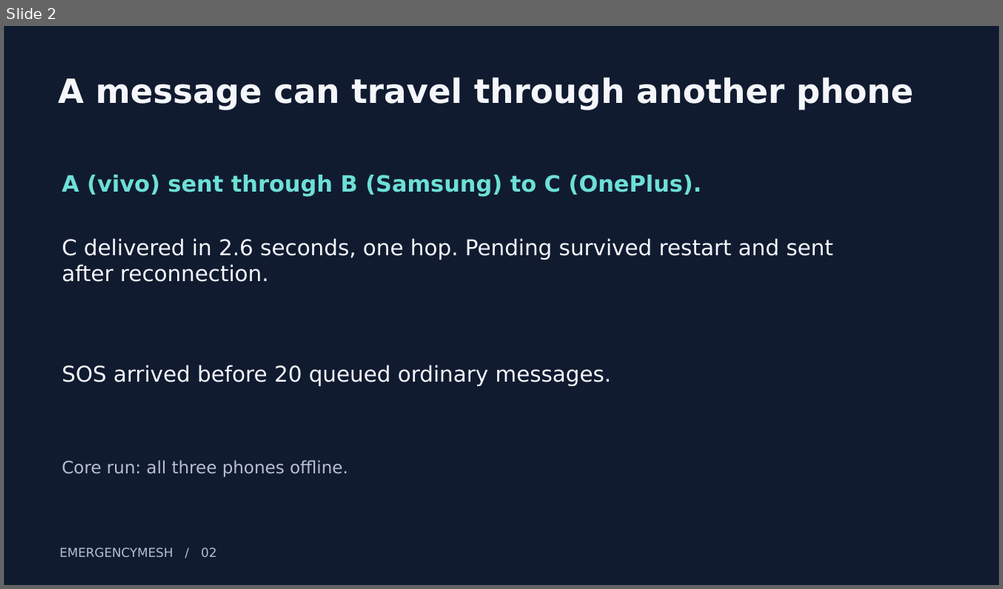
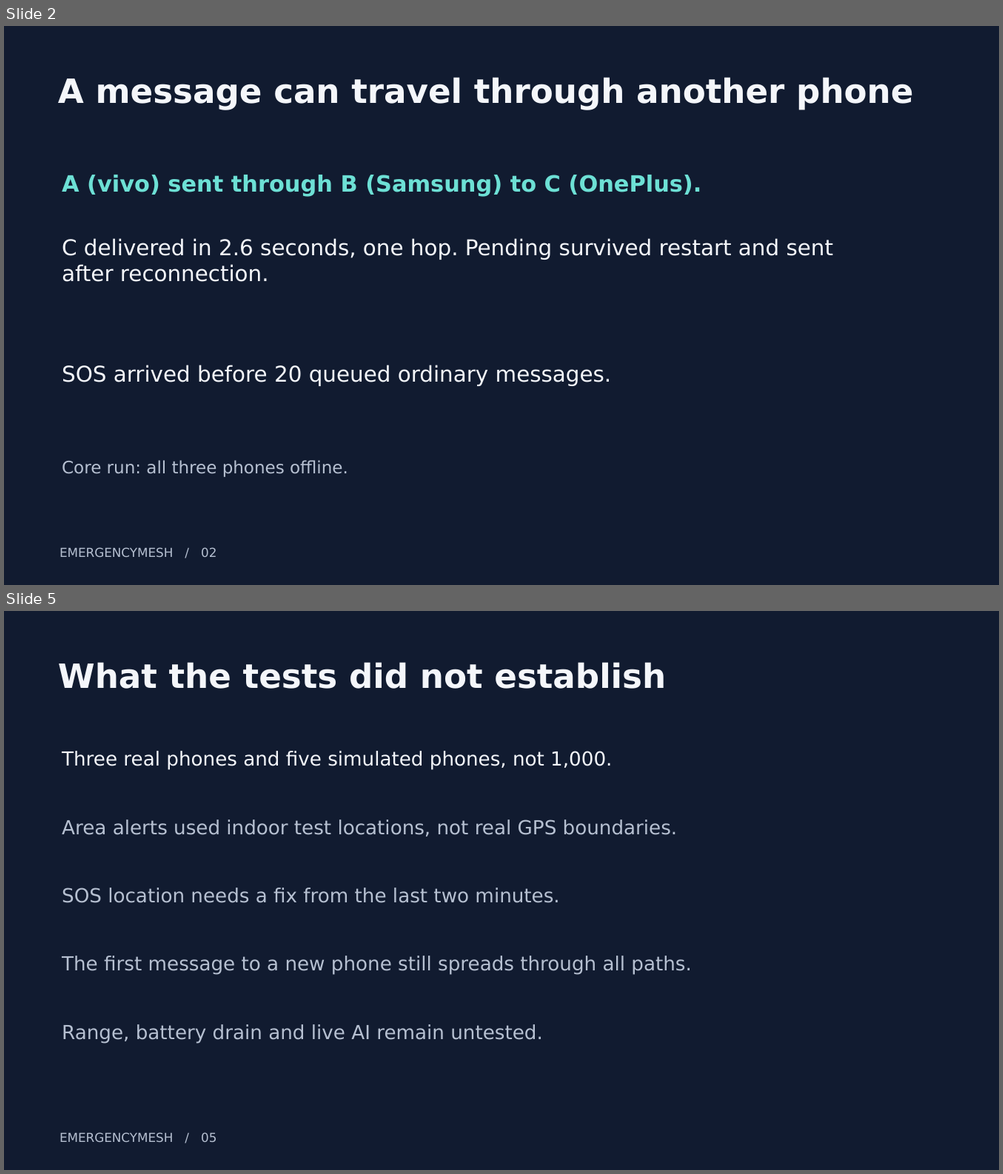
Before and after one commit to cbitosc/HFT26-TEAM-30, a slide deck: docs/TEAM30_SUBMISSION.pptx. Shown one above the other, each under a label of ours: slide 2 before the commit, slides 2 and 5 after it; the slides between them are not shown. The pictures are 1003x589 and 1003x1174 pixels, drawn with LibreOffice and Linux fonts; fonts in the diff are those of the drawing. Boxes give left, top, right and bottom in pixels: in the first picture for what was removed or moved away, otherwise in the second. Text is boxed around its words. In the diff, an @@ line names an element or a change of style, - is before the commit and + after.

```diff
--- a/docs/TEAM30_SUBMISSION.pptx
+++ b/docs/TEAM30_SUBMISSION.pptx
@@ slide 5 added at [4, 611, 999, 1170], background #111B30 @@
@@ text added at [58, 662, 666, 689], 32.2 pt, text #F4F6FA, bold @@
+What the tests did not establish
@@ text added at [62, 751, 612, 769], 18.8 pt, text #F4F6FA @@
+Three real phones and five simulated phones, not 1,000.
@@ text added at [62, 820, 677, 837], 18.8 pt, text #B6C0D1 @@
+Area alerts used indoor test locations, not real GPS boundaries.
@@ text added at [62, 888, 559, 903], 18.8 pt, text #B6C0D1 @@
+SOS location needs a fix from the last two minutes.
@@ text added at [62, 956, 691, 975], 18.8 pt, text #B6C0D1 @@
+The first message to a new phone still spreads through all paths.
@@ text added at [62, 1025, 542, 1043], 18.8 pt, text #B6C0D1 @@
+Range, battery drain and live AI remain untested.
@@ text added at [60, 1133, 216, 1142], 12 pt, text #B6C0D1 @@
+EMERGENCYMESH / 05
```
Also in this commit, not shown: 1 slide changed, 2 other slides added, 3 slides removed, 2 other files.
